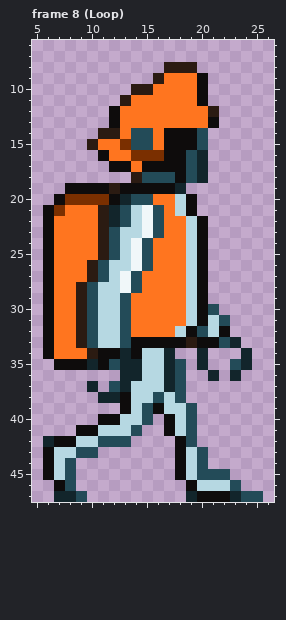
A pixel-art file gets an edit: assets/sprites/work-files/player-walk-sprite.aseprite. This is how it looked before the edit.
32x48 pixels, 8 frames. Shown: frame 8 (Loop): x 5..26, y 6..47. The old version is drawn lined up with the new one. The commit also changed other frames, which this record leaves out.
The result:
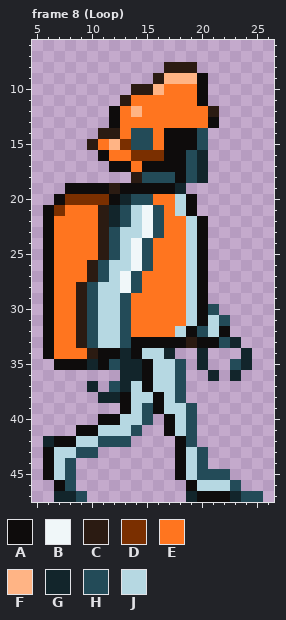
Palette (. is transparent): A #0e0c0c  B #f0f7f9  C #2b1b12  D #7a2f00  E #ff751f  F #ffb485  G #12252b  H #234b58  J #b6d8e2
Change:
whole drawing moved by +1,+0 (the old picture is shown already moved)
Frame 8 (Loop):
Colour H gives way to colour A in row 38 at x 16.
Colour J gives way to colour A in rows 35 to 37 at x 15.
Colour E gives way to colour F in row 9 at x 17 to 19; in row 10 at x 16; in row 12 at x 14; in row 15 at x 12.
Colour G gives way to colour J in rows 35 to 37 at x 17.
